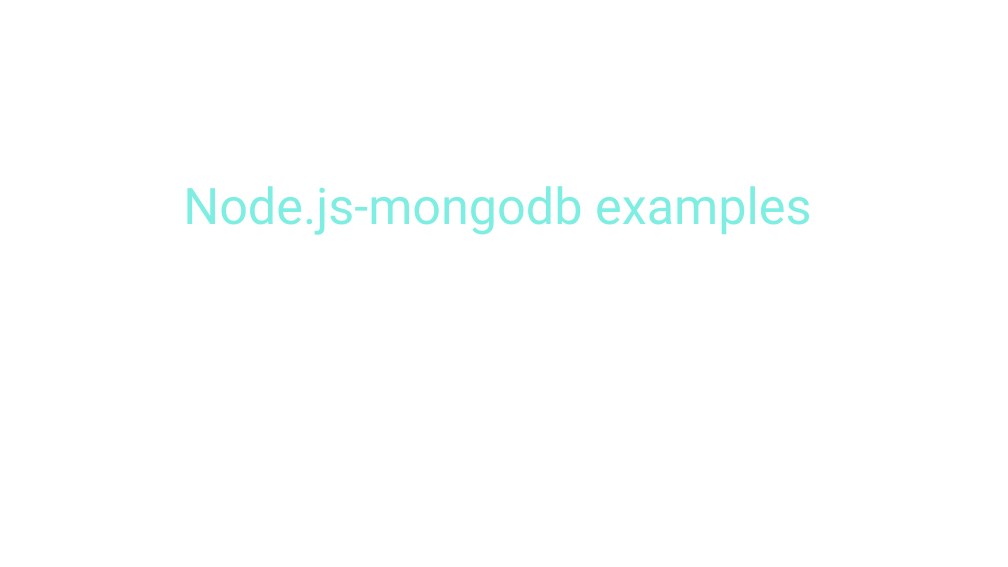
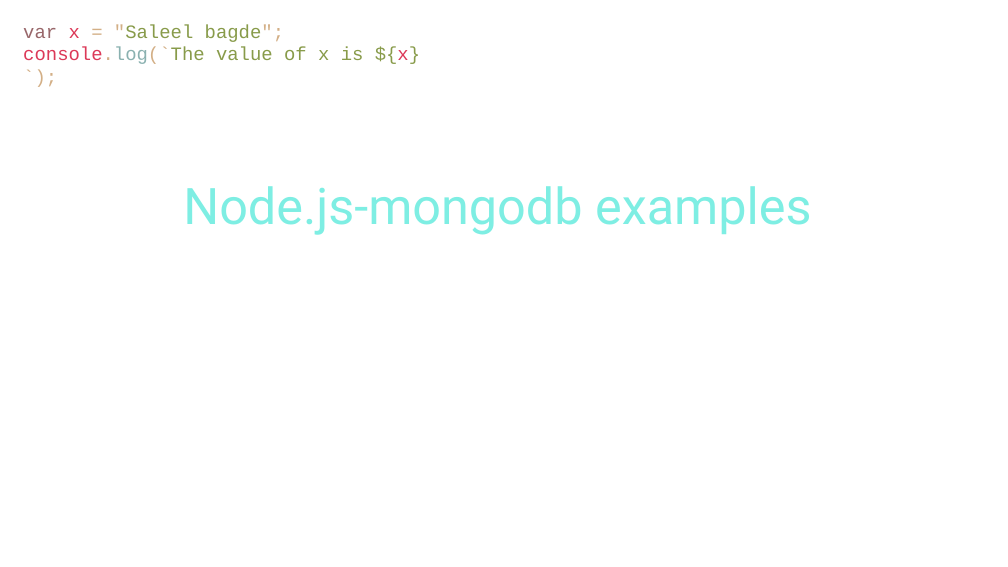
Before and after one commit to Saleel-Bagde/PPT-s, a slide deck: slide 247 of MongoDB PPT.pptx. Drawn at 1008x567 pixels with LibreOffice and Linux fonts; fonts in the diff are those of the drawing. Boxes give left, top, right and bottom in pixels: in the first picture for what was removed or moved away, otherwise in the second. Text is boxed around its words. In the diff, an @@ line names an element or a change of style, - is before the commit and + after.

```diff
--- a/MongoDB PPT.pptx
+++ b/MongoDB PPT.pptx
@@ text added at (x1=23, y1=24, x2=420, y2=64), 18 pt, text #889B4A @@
+var x = "Saleel bagde";
+console.log(`The value of x is ${x}`);
```
Also in this commit, not shown: 1 other slide changed.
